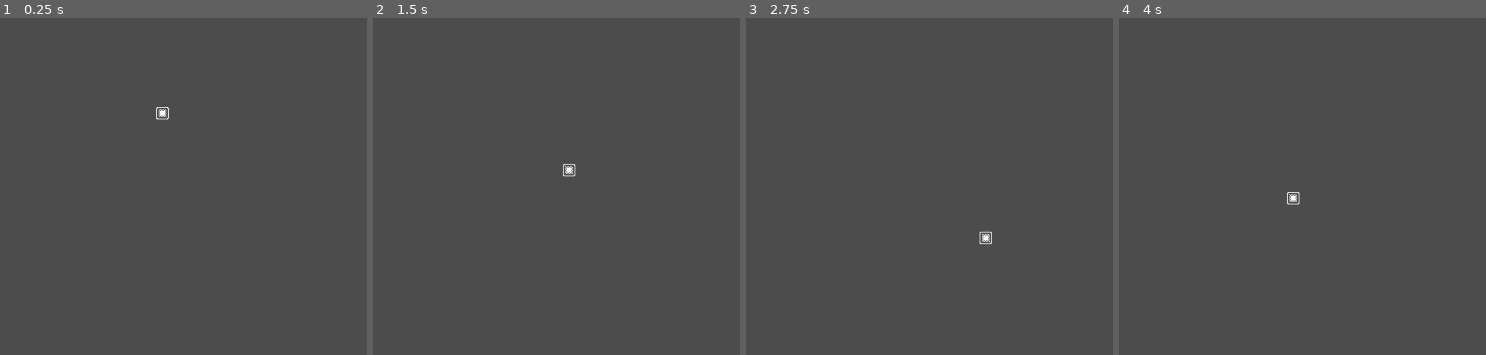
Above: before the commit, frames 1-4 (left to right).
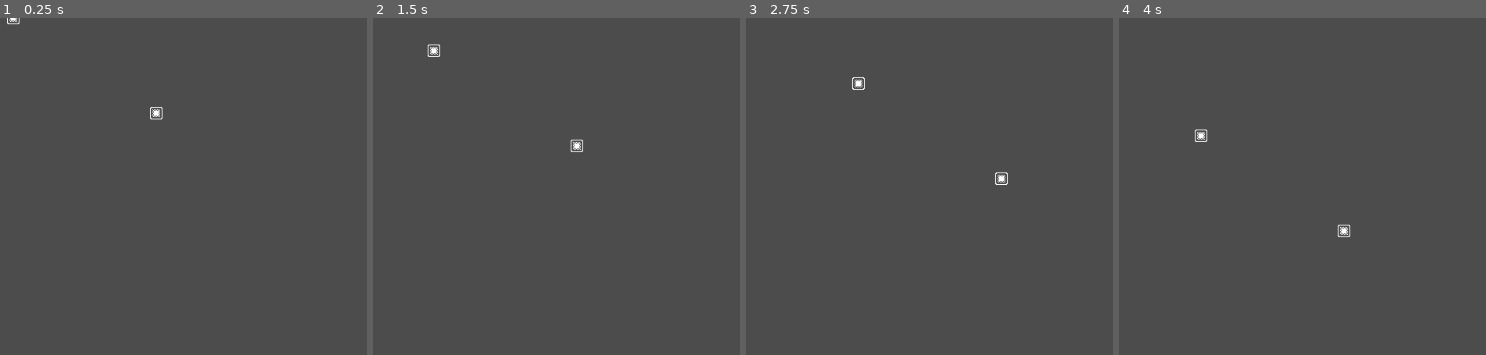
Above: after the commit, the same moments.

Repository: MetRiko/TK-Jam-2022
Game: Godot game, scene res://Scenes/Root.tscn
The game is run twice, just before and just after one commit, with the same random seed, the same clock (stepped at 60 frames per second) and the same inputs.
Inputs:
- Up to frame 1 (0.25 s): no input
- Up to frame 2 (1.5 s): hold Right (ui_right) 0.53-1.28 s; hold Left (ui_left) from 1.28 s (still down)
- Up to frame 3 (2.75 s): release Left (ui_left) at 2.03 s; hold Right (ui_right) from 2.03 s (still down)
- Up to frame 4 (4 s): release Right (ui_right) at 3.53 s; hold Left (ui_left) from 3.53 s (still down)

The runs differ from the first frame. In frame 1, 0.2% of the frame differs, in the area x 1-47%, y 0-31%; in frame 2, 0.3%; in frame 3, 0.3%; in frame 4, 0.3%, in the area x 20-64%, y 32-65%.

Commit message:
Add player movement

Diff:
--- /dev/null
+++ b/Scenes/AudioPlayer.tscn
@@ -0,0 +1,9 @@
+[gd_scene load_steps=2 format=2]
+
+[ext_resource path="res://Y2Mate.is - Infected Mushroom - Guitarmass-R_uS0aT0bG8-160k-1654088910253.mp3" type="AudioStream" id=1]
+
+[node name="AudioPlayer" type="Node"]
+
+[node name="AudioStreamPlayer" type="AudioStreamPlayer" parent="."]
+stream = ExtResource( 1 )
+autoplay = true
--- /dev/null
+++ b/Scenes/Player.gd
@@ -0,0 +1,16 @@
+extends KinematicBody2D
+
+var dirVec = Vector2(1,0)
+var angle = 0.03
+var velocity = 4000.0
+
+func _process(delta):
+	if(Input.is_action_pressed("ui_left")):
+		dirVec = dirVec.rotated(-angle)
+	if(Input.is_action_pressed("ui_right")):
+		dirVec = dirVec.rotated(angle)
+	move_and_slide(dirVec*velocity*delta)
+
+
+func getMyPos():
+	return global_position
--- a/Scenes/Player.tscn
+++ b/Scenes/Player.tscn
@@ -1,7 +1,7 @@
 [gd_scene load_steps=4 format=2]
 
 [ext_resource path="res://Sprites/block.png" type="Texture" id=1]
-[ext_resource path="res://Scenes/SnakeHead.gd" type="Script" id=2]
+[ext_resource path="res://Scenes/Player.gd" type="Script" id=2]
 
 [sub_resource type="RectangleShape2D" id=1]
 extents = Vector2( 8, 8 )
--- a/project.godot
+++ b/project.godot
@@ -13,6 +13,12 @@
 config/name="Tk- Jam- 2022"
 run/main_scene="res://Scenes/Root.tscn"
 config/icon="res://Sprites/icon.png"
+
+[autoload]
+
+AudioPlayer="*res://Scenes/AudioPlayer.tscn"
+Player="*res://Scenes/Player.tscn"
+SegmentContainer="*res://Scenes/SegmentContainer.tscn"
 
 [gui]
 
@@ -42,6 +48,29 @@
 "svg/scale": 1.0
 }
 
+[input]
+
+ui_left={
+"deadzone": 0.5,
+"events": [ Object(InputEventKey,"resource_local_to_scene":false,"resource_name":"","device":0,"alt":false,"shift":false,"control":false,"meta":false,"command":false,"pressed":false,"scancode":16777231,"physical_scancode":0,"unicode":0,"echo":false,"script":null)
+, Object(InputEventJoypadButton,"resource_local_to_scene":false,"resource_name":"","device":0,"button_index":14,"pressure":0.0,"pressed":false,"script":null)
+, Object(InputEventKey,"resource_local_to_scene":false,"resource_name":"","device":0,"alt":false,"shift":false,"control":false,"meta":false,"command":false,"pressed":false,"scancode":0,"physical_scancode":65,"unicode":0,"echo":false,"script":null)
+ ]
+}
+ui_right={
+"deadzone": 0.5,
+"events": [ Object(InputEventKey,"resource_local_to_scene":false,"resource_name":"","device":0,"alt":false,"shift":false,"control":false,"meta":false,"command":false,"pressed":false,"scancode":16777233,"physical_scancode":0,"unicode":0,"echo":false,"script":null)
+, Object(InputEventJoypadButton,"resource_local_to_scene":false,"resource_name":"","device":0,"button_index":15,"pressure":0.0,"pressed":false,"script":null)
+, Object(InputEventKey,"resource_local_to_scene":false,"resource_name":"","device":0,"alt":false,"shift":false,"control":false,"meta":false,"command":false,"pressed":false,"scancode":0,"physical_scancode":68,"unicode":0,"echo":false,"script":null)
+ ]
+}
+ui_home={
+"deadzone": 0.5,
+"events": [ Object(InputEventKey,"resource_local_to_scene":false,"resource_name":"","device":0,"alt":false,"shift":false,"control":false,"meta":false,"command":false,"pressed":false,"scancode":16777229,"physical_scancode":0,"unicode":0,"echo":false,"script":null)
+, Object(InputEventKey,"resource_local_to_scene":false,"resource_name":"","device":0,"alt":false,"shift":false,"control":false,"meta":false,"command":false,"pressed":false,"scancode":0,"physical_scancode":80,"unicode":0,"echo":false,"script":null)
+ ]
+}
+
 [physics]
 
 common/enable_pause_aware_picking=true
